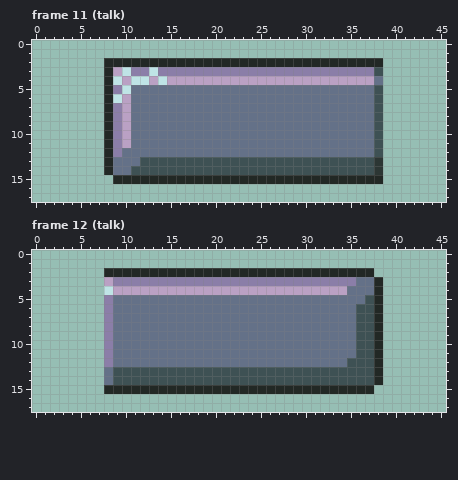
Pixel-art file: assets/ui/ui_pieces.aseprite. The picture above was drawn from the file before the commit.
46x18 pixels, 14 frames. Pixels under 10% opacity are left out. Colours within 5 levels of each other are drawn and written as one. Shown: frame 11 (talk), frame 12 (talk). The commit also changed other frames, which this record leaves out.
And afterwards:
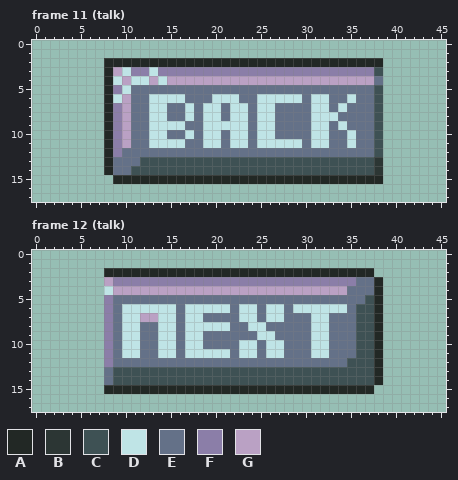
Palette (. is transparent): A #222825  B #2c3634  C #3e5154  D #bfe4e6  E #647188  F #8b7ea8  G #baa1c4
Edits made:
Changed rows in their new state; - is an unchanged pixel.
Frame 11 (talk):
first column x 13:
 6 DDDD---DDD--DDDDD-DD--D
 7 DD--D-DD-DD-DD----DD-D-
 8 DD--D-DD-DD-DD----DDD--
 9 DDDD--DDDDD-DD----DD-D-
10 DD--D-DD-DD-DD----DD--D
11 DDDD--DD-DD-DDDDD-DD--D
Frame 12 (talk):
first column x 10:
 6 DDDDDD-DDDDD-DD-DD-DDDDDD
 7 DDGGDD-DD----DD-DD---DD--
 8 DD--DD-DDDDD--DD-----DD--
 9 DD--DD-DD------DD----DD--
10 DD--DD-DD----DD-DD---DD--
11 DD--DD-DDDDD-DD-DD---DD--
Where, in picture pixels (left, top, right, bottom), the same in both pictures:
changed: (149, 94, 356, 148)
changed: (122, 304, 347, 358)
